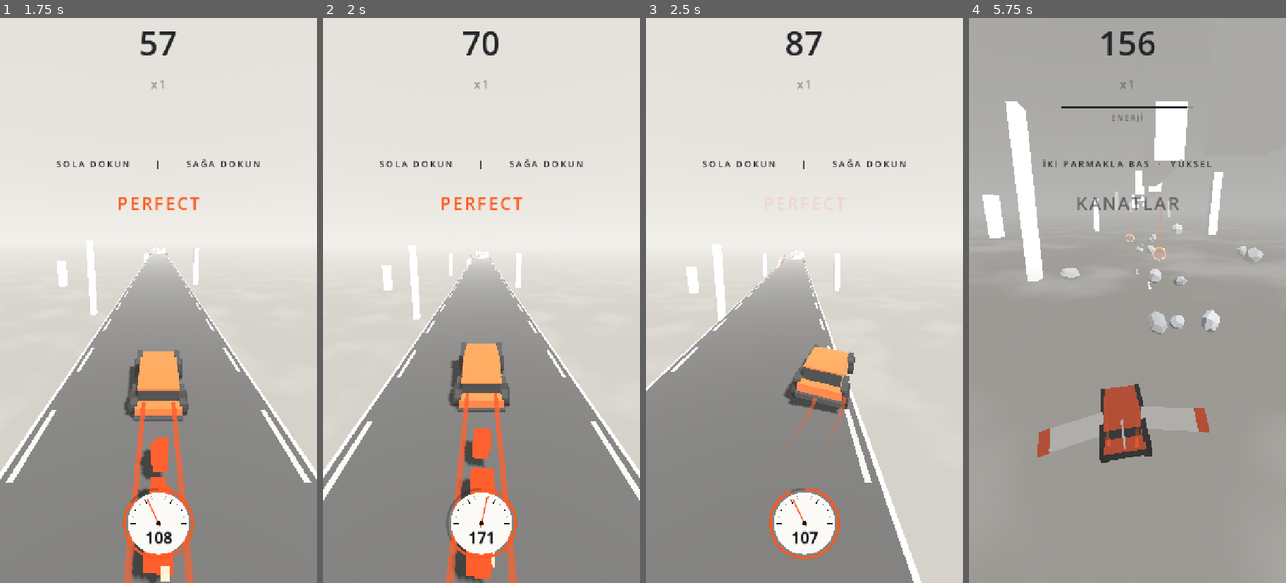
Above: before the commit, frames 1-4 (left to right).
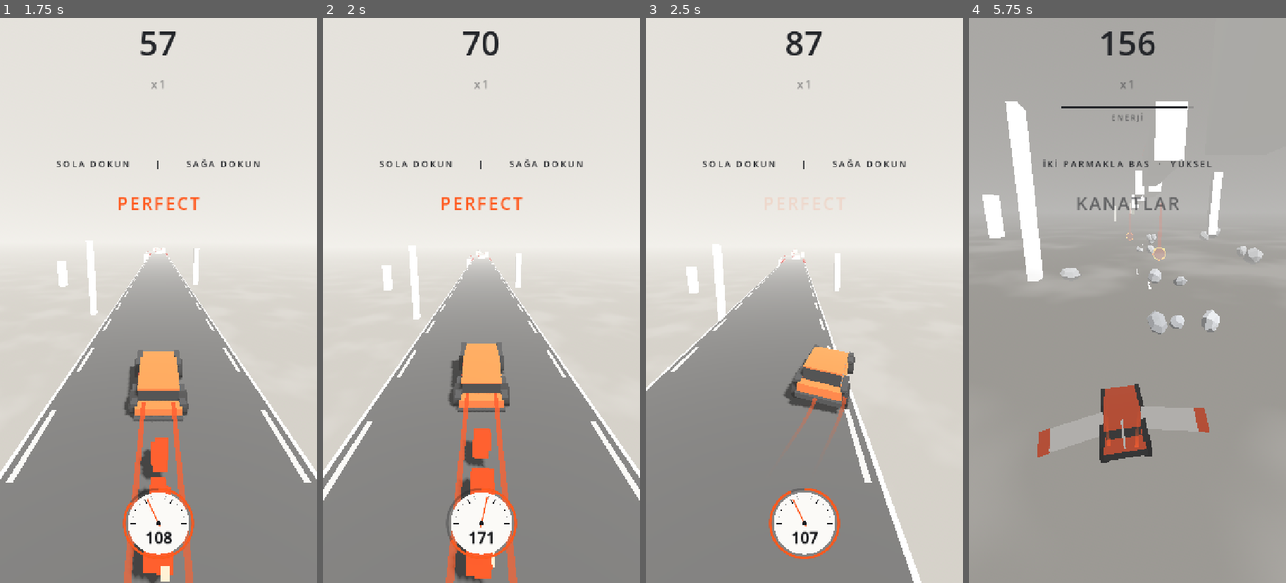
Above: after the commit, the same moments.

Repository: basarbellisan/Runny
Game: Godot game, scene res://scenes/menu.tscn
The game is run twice, just before and just after one commit, with the same random seed, the same clock (stepped at 60 frames per second) and the same inputs.
Inputs (mouse positions are in pixels of both pictures, inside the frame that each line leads up to):
- Up to frame 1 (1.75 s): click "BAŞLA" at 0.5 s; tap Enter at 1.25, 1.35 s; move the mouse to (142, 413) at 1.27 s; hold W from 1.28 s (still down); click (142, 413) at 1.42 s; tap Space at 1.52 s
- Up to frame 2 (2 s): keep holding W
- Up to frame 3 (2.5 s): release W at 2 s; drag from (899, 385) to (788, 413) at 2.02 s
- Up to frame 4 (5.75 s): move the mouse to (1032, 215) at 2.77 s; hold A 2.78-3.5 s; tap Enter at 2.85, 4.35 s; drag from (1143, 300) to (1032, 215) at 3.52 s; move the mouse to (1079, 159) at 4.27 s; hold A 4.28-5 s; tap Space at 4.52 s; drag from (1197, 272) to (1079, 159) at 5.02 s

Frame 1 is identical in both runs. In frame 2, less than 0.1% of the frame differs, in the area x 39-52%, y 41-46%; in frame 3, less than 0.1%; in frame 4, 0.3%, in the area x 39-80%, y 30-40%.

Commit message:
Ship the new runway lights; obstacle clear zone covers rocket landings
Round red runway lights with a soft halo along both edges of the last
~1.1 s of each road, sparse at first (~5 m) and denser toward the edge
(~1 m); a pulse races to the end in ~0.4 s and loops. The end row is
gone, and the old box-light shader is removed.

Obstacle roads now keep their first block beyond the farthest
full-rocket landing point plus ~1 s, and are a bit longer so the number
of obstacles stays about the same.

Co-Authored-By: Claude Opus 5.5 <noreply@anthropic.com>
Claude-Session: https://claude.ai/code/session_016S88RPn945sNcGg6oLe6PH

Diff:
--- a/scripts/road_generator.gd
+++ b/scripts/road_generator.gd
@@ -463,7 +463,7 @@
 	var with_obstacles: bool = plain and travelled > obstacles_from and width >= 5.5 \
 		and _rng.randf() < obstacle_chance * clampf(0.5 + difficulty, 0.0, 1.0)
 	if with_obstacles:
-		length = maxf(length * 2.0, v * 8.0)
+		length = maxf(length * 2.2, v * 9.5)
 
 	# Tam roketle bile yolun üstüne inilsin, yolu aşıp gidilmesin
 	var v_full := v + minf(v * car.boost_bonus, car.boost_max_extra)
@@ -510,7 +510,7 @@
 	else:
 		seg = _add_segment(prev.x + dx, top, top + rise, width, z_start, z_start - length, true)
 	if with_obstacles and absf(rise) < 0.01:
-		_add_obstacles(seg, v)
+		_add_obstacles(seg, v, land_far)
 
 	if spec.get("dead_end", false):
 		_add_dead_end(prev, seg, -main_side, v, vy_b)
@@ -813,12 +813,13 @@
 ## sağ-sol yapılarak geçilir. Yolun başı (iniş) ve sonu (pist ışıkları + hizalanma)
 ## her zaman boş kalır. Engel: alçak beton blok, ön yüzüne çarpan patlar.
 ## Çakıl: üstünde hız düşer, direksiyon kayar.
-func _add_obstacles(s: Segment, v: float) -> void:
+func _add_obstacles(s: Segment, v: float, land_far := 0.0) -> void:
 	var w := s.width
 	var hw: float = car.model.half_width if car.model else 1.1
 	var lane := maxf(3.4, hw * 2.0 + 1.3)
 	# İnişte roketin hızı hâlâ üstümüzde olabilir: boş bölge gazlı hıza göre
-	var clear_start := _v_boost(v) * 0.9 + 15.0
+	# Tam roketle en uzak iniş noktasından sonra da kaçacak vakit kalsın
+	var clear_start := maxf(_v_boost(v) * 0.9 + 15.0, land_far + _v_boost(v) * 1.1 + 10.0)
 	var clear_end := clampf(v * lights_time, 18.0, 70.0) + v * 1.0
 	var z := s.z_start - clear_start
 	var z_last := s.z_end + clear_end
--- a/shaders/runway_lights.gdshader
+++ /dev/null
@@ -1,20 +0,0 @@
-shader_type spatial;
-render_mode unshaded, cull_back;
-// Pist ışıkları: yolun sonuna doğru akan kırmızı darbeler (uçak pisti gibi).
-// Işıklar MultiMesh: her ışığın dünya z'si INSTANCE_CUSTOM.r'de; darbe ileri (-z) ilerler.
-
-uniform vec4 color : source_color = vec4(1.0, 0.23, 0.18, 1.0);
-uniform float spacing = 10.0;
-uniform float speed = 2.2;
-
-varying float light_z;
-
-void vertex() {
-	light_z = INSTANCE_CUSTOM.r;
-}
-
-void fragment() {
-	float ph = fract(light_z / spacing + TIME * speed);
-	float pulse = smoothstep(0.0, 0.08, ph) * (1.0 - smoothstep(0.18, 0.4, ph));
-	ALBEDO = mix(color.rgb * 0.55, vec3(1.0, 0.9, 0.86), pulse * 0.75);
-}
Not shown, removed: shaders/runway_lights.gdshader.uid
Not shown, changed: README.md
